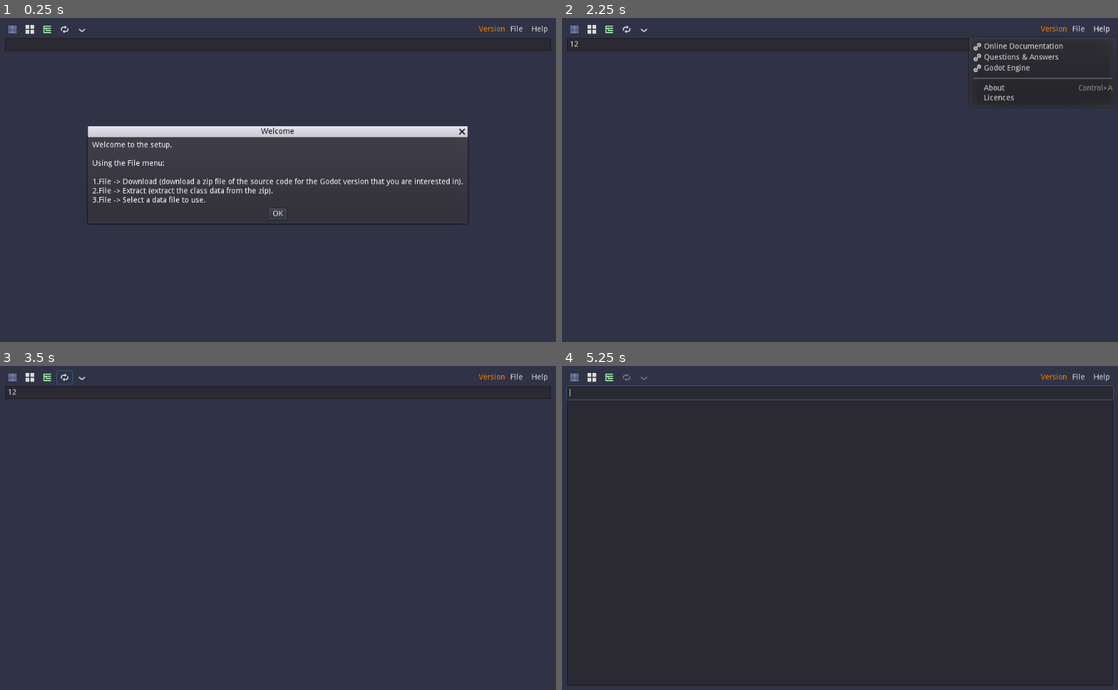
Above: before the commit, frames 1-4 (two rows, left to right).
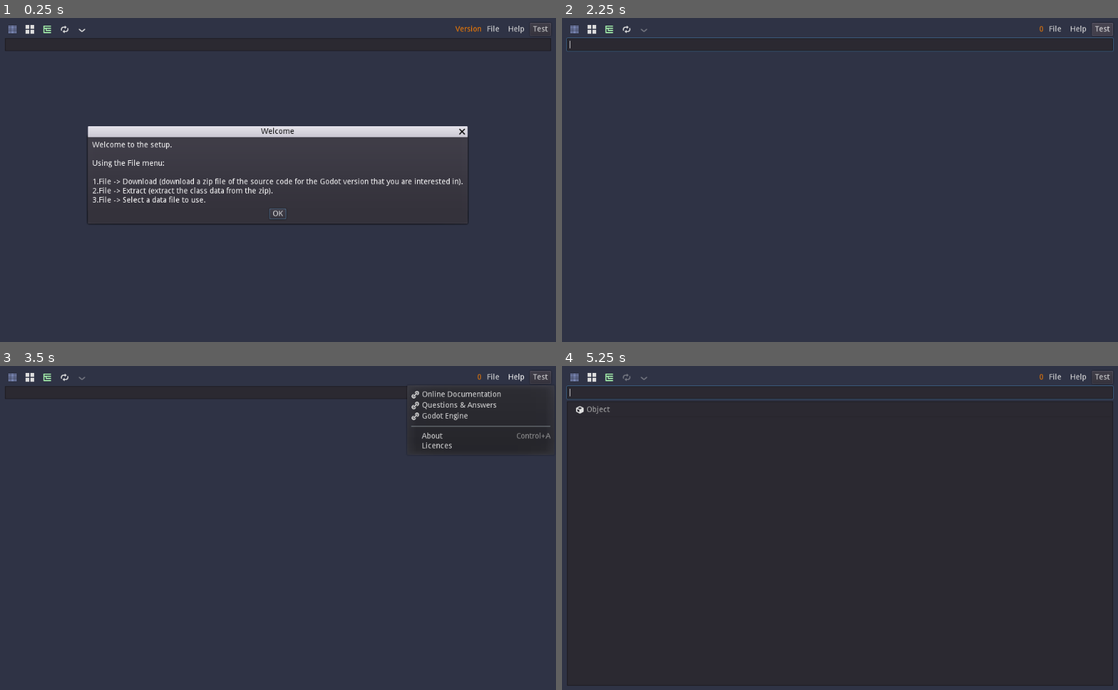
Above: after the commit, the same moments.

Repository: andrew-wilkes/gdscript-class-explorer
Game: Godot game, scene res://Main.tscn
The game is run twice, just before and just after one commit, with the same random seed, the same clock (stepped at 60 frames per second) and the same inputs.
Inputs (mouse positions are in pixels of both pictures, inside the frame that each line leads up to):
- Up to frame 1 (0.25 s): no input
- Up to frame 2 (2.25 s): click (840, 43) at 0.52 s; type "12" at 0.6 s; click (628, 30) at 1.25 s; click (1101, 30) at 2 s, where only the run after the commit has a clickable "Test"
- Up to frame 3 (3.5 s): click "Help" at 2.75 s
- Up to frame 4 (5.25 s): click (573, 378) at 3.5 s; click (589, 378) at 4.25 s; click (606, 378) at 5 s

The runs differ from the first frame. In frame 1, 0.2% of the frame differs, in the area x 81-100%, y 1-5%; in frame 2, 2.5%, in the area x 0-100%, y 1-27%; in frame 3, 2.0%; in frame 4, 0.2%.
Error before the commit: Invalid get index 'Spatial' (on base: 'Dictionary'). (res://data.gd:78)
Error after the commit: Invalid get index 'Object' (on base: 'Dictionary'). (res://Main.gd:121)

Commit message:
Remove Object node name detection code since it won't be translated from English

Diff:
--- a/src/Main.gd
+++ b/src/Main.gd
@@ -67,13 +67,13 @@
 		button.connect("gui_input", self, "_on_Button_gui_input", [button])
 		Data.icons[cname] = cname.to_lower() # Use this value to compare to icon file names
 	get_icon_files()
-	map_icons(Data.object_class_name)
+	map_icons("Object")
 	map_other_icons()
 	default_icon = icon_files.get("arrowright")
 
 	# Create Tree
 	var root = the_tree.create_item()
-	build_tree(the_tree, root, Data.object_class_name)
+	build_tree(the_tree, root, "Object")
 	for key in Data.class_tree.keys():
 		if Data.class_tree[key].size() == 1 and Data.class_tree[key][0].length() == 0:
 			build_tree(the_tree, root, key)
@@ -228,9 +228,11 @@
 		configure_button(grid.get_child(idx), item)
 		idx += 1
 
+var tree_item_count = 0
 
 func build_tree(tree: Tree, tree_item: TreeItem, cname: String):
 	var item = tree.create_item(tree_item)
+	tree_item_count += 1
 	tree_map[cname.to_lower()] = item # Used for search
 	item.set_text(0, cname)
 	item.set_icon(0, Data.icons[cname])
@@ -435,3 +437,7 @@
 	var bd: AcceptDialog = $c/BadData
 	bd.dialog_text = bd.dialog_text.replace("FILE", Data.settings.data_file)
 	bd.popup_centered()
+
+
+func _on_Test_pressed():
+	setup_class_view()
--- a/src/Main.tscn
+++ b/src/Main.tscn
@@ -69,21 +69,21 @@
 
 [node name="sp" type="Control" parent="VBox/Menu"]
 margin_left = 160.0
-margin_right = 869.0
+margin_right = 826.0
 margin_bottom = 24.0
 size_flags_horizontal = 3
 
 [node name="Version" type="Label" parent="VBox/Menu"]
-margin_left = 873.0
+margin_left = 830.0
 margin_top = 5.0
-margin_right = 921.0
+margin_right = 878.0
 margin_bottom = 19.0
 custom_colors/font_color = Color( 1, 0.501961, 0, 1 )
 text = "Version"
 
 [node name="File" type="MenuButton" parent="VBox/Menu"]
-margin_left = 925.0
-margin_right = 960.0
+margin_left = 882.0
+margin_right = 917.0
 margin_bottom = 24.0
 text = "File"
 __meta__ = {
@@ -91,10 +91,16 @@
 }
 
 [node name="Help" type="MenuButton" parent="VBox/Menu"]
-margin_left = 964.0
+margin_left = 921.0
+margin_right = 963.0
+margin_bottom = 24.0
+text = "Help"
+
+[node name="Test" type="Button" parent="VBox/Menu"]
+margin_left = 967.0
 margin_right = 1006.0
 margin_bottom = 24.0
-text = "Help"
+text = "Test"
 
 [node name="SS" type="LineEdit" parent="VBox"]
 margin_top = 28.0
@@ -415,6 +421,7 @@
 [connection signal="pressed" from="VBox/Menu/TreeButton" to="." method="_on_Tree_pressed"]
 [connection signal="pressed" from="VBox/Menu/Random" to="." method="_on_Random_pressed"]
 [connection signal="pressed" from="VBox/Menu/Reset" to="." method="_on_Reset_pressed"]
+[connection signal="pressed" from="VBox/Menu/Test" to="." method="_on_Test_pressed"]
 [connection signal="text_changed" from="VBox/SS" to="." method="_on_SS_text_changed"]
 [connection signal="item_activated" from="VBox/Tree" to="." method="_on_Tree_item_activated"]
 [connection signal="pressed" from="c/Licences/M/VBox/HBox/ok" to="." method="_on_ok_pressed"]
--- a/src/data.gd
+++ b/src/data.gd
@@ -10,7 +10,6 @@
 var class_list_key_map = {}
 var selected_class = ""
 var icons = {}
-var object_class_name = ""
 var data_ok = false
 var version
 
@@ -68,10 +67,6 @@
 		var cname = class_tree[key][0]
 		if cname.length() > 0:
 			class_tree[cname].append(key)
-		else:
-			# Detect "Object" class name in the case of translated docs
-			if class_tree[key].size() > 1:
-				object_class_name = key
 
 
 func get_user_class(cname):
@@ -139,6 +134,7 @@
 		var data = ResourceLoader.load(file_name)
 		if data is Settings: # Check that the data is valid
 			settings = data
+	print(settings.data_file)
 
 
 func save_settings(_settings, file_name = SETTINGS_FILE_NAME):
